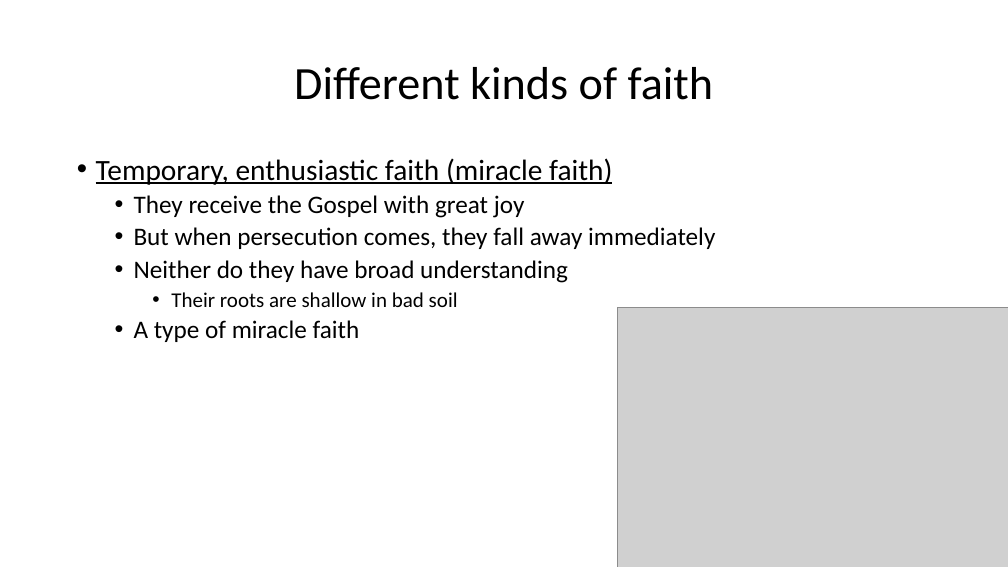
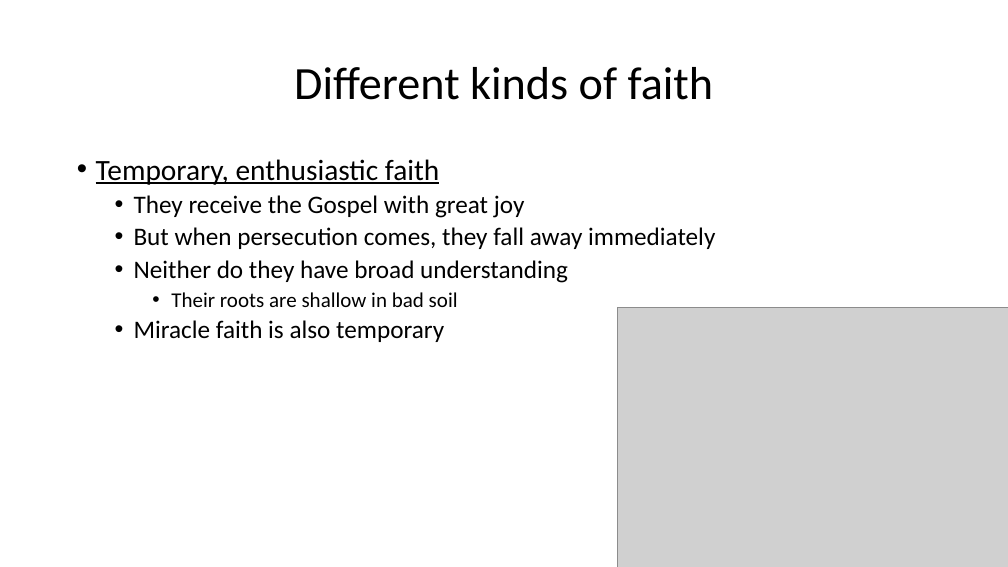
Before and after one commit to csmatyi/calvary_sunday_school, a slide deck: slide 18 of WSC85-88_211205.pptx. Drawn at 1008x567 pixels with LibreOffice and Linux fonts; fonts in the diff are those of the drawing; grey boxes stand for pictures. Boxes give left, top, right and bottom in pixels: in the first picture for what was removed or moved away, otherwise in the second. Text is boxed around its words. In the diff, an @@ line names an element or a change of style, - is before the commit and + after.

```diff
--- a/WSC85-88_211205.pptx
+++ b/WSC85-88_211205.pptx
@@ text at [96,159,439,185]: text changed @@
-• Temporary, enthusiastic faith (miracle faith)
+• Temporary, enthusiastic faith
@@ text at [134,320,444,342]: text changed @@
-  • A type of miracle faith
+  • Miracle faith is also temporary
```
Also in this commit, not shown: 5 other slides changed.
